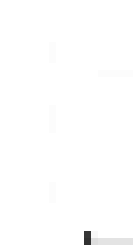
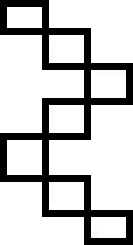
Before/after of a 133×245 layered artwork. What changed in the layer stack:
painted on "Pasted Layer" over (0, 0, 133, 245)
